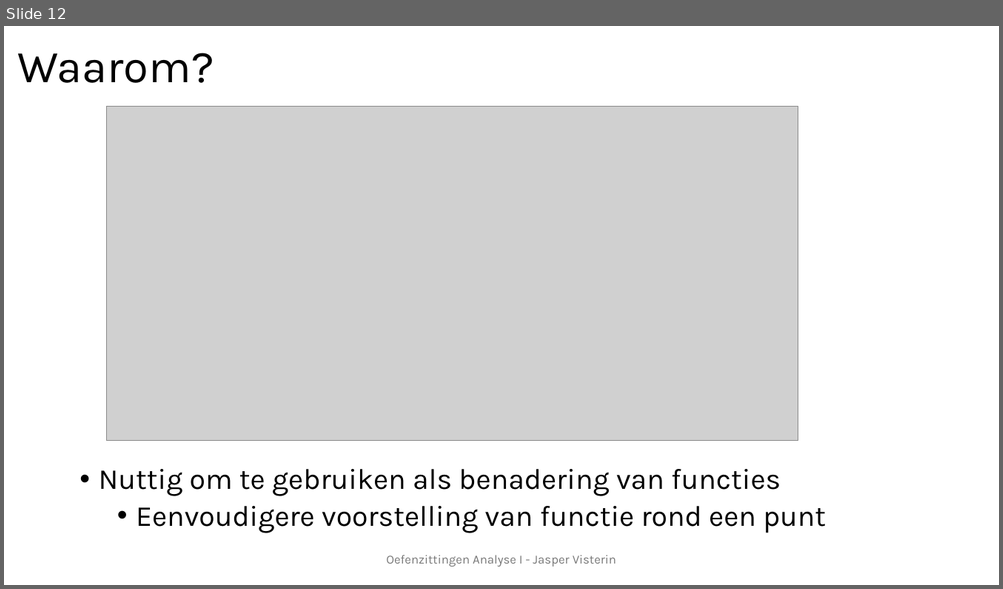
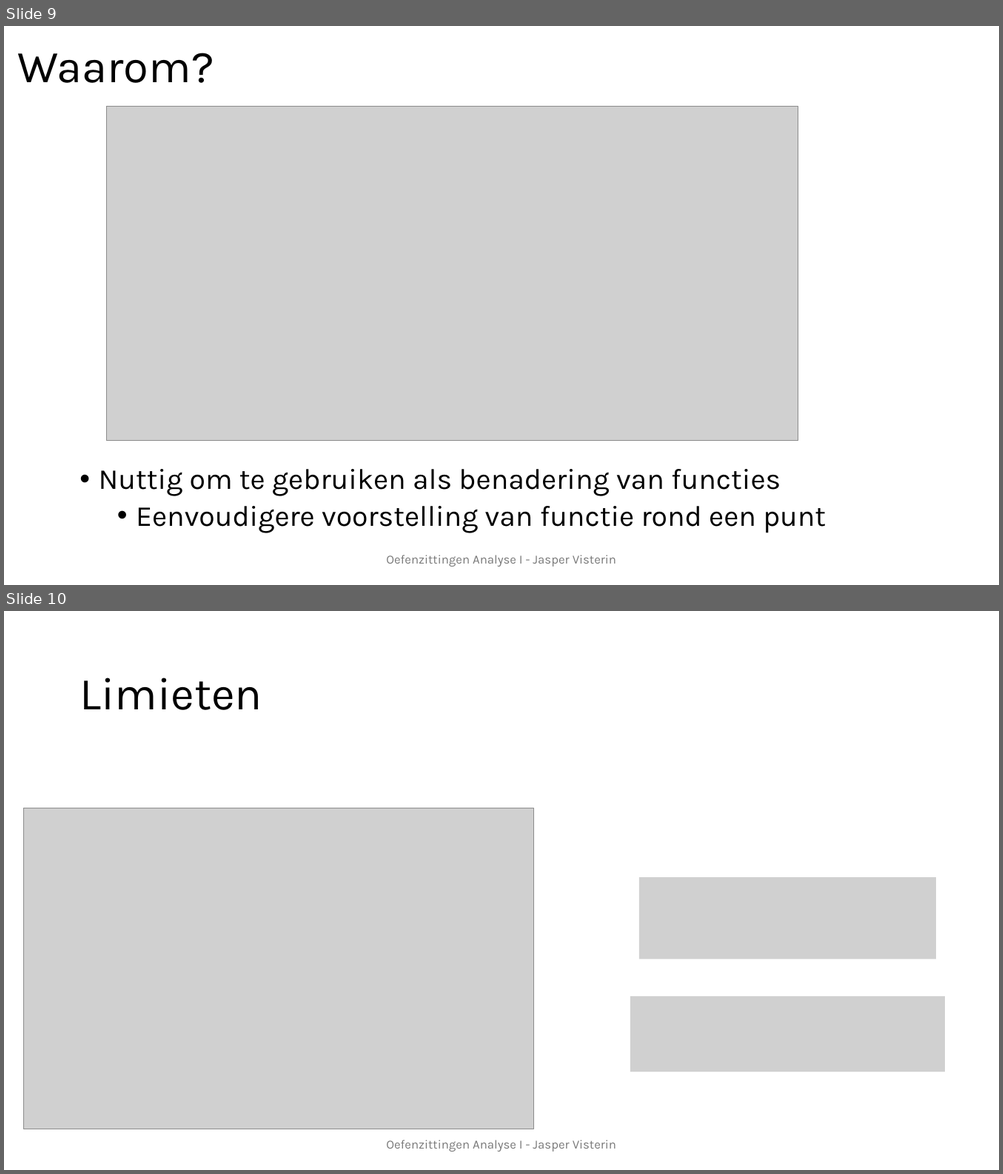
Before and after one commit to JasperVisterin/JasperVisterin.github.io, a slide deck: files/Oefenzitting 4.pptx. Shown one above the other, each under a label of ours: slide 12 before the commit, slides 9 and 10 after it. The pictures are 1003x589 and 1003x1174 pixels, drawn with LibreOffice and Linux fonts; fonts in the diff are those of the drawing; grey boxes stand for pictures. Boxes give left, top, right and bottom in pixels: in the first picture for what was removed or moved away, otherwise in the second. Text is boxed around its words. In the diff, an @@ line names an element or a change of style, - is before the commit and + after.

Commit message:
Oefenzitting 4

```diff
--- a/files/Oefenzitting 4.pptx
+++ b/files/Oefenzitting 4.pptx
@@ slide 10 added at bbox=[4, 611, 999, 1170], background #FFFFFF @@
@@ title added at bbox=[79, 678, 262, 710], 44 pt, text #000000 @@
+Limieten
@@ picture added at bbox=[24, 808, 534, 1130] @@
@@ picture added at bbox=[639, 877, 936, 960] @@
@@ picture added at bbox=[630, 997, 945, 1073] @@
@@ text added at bbox=[386, 1140, 616, 1152], 12 pt, text #797979 @@
+Oefenzittingen Analyse I - Jasper Visterin
@@ what was slide 12 is now slide 9 @@
```
Also in this commit, not shown: 3 slides changed, 2 other slides added, 1 other file.
